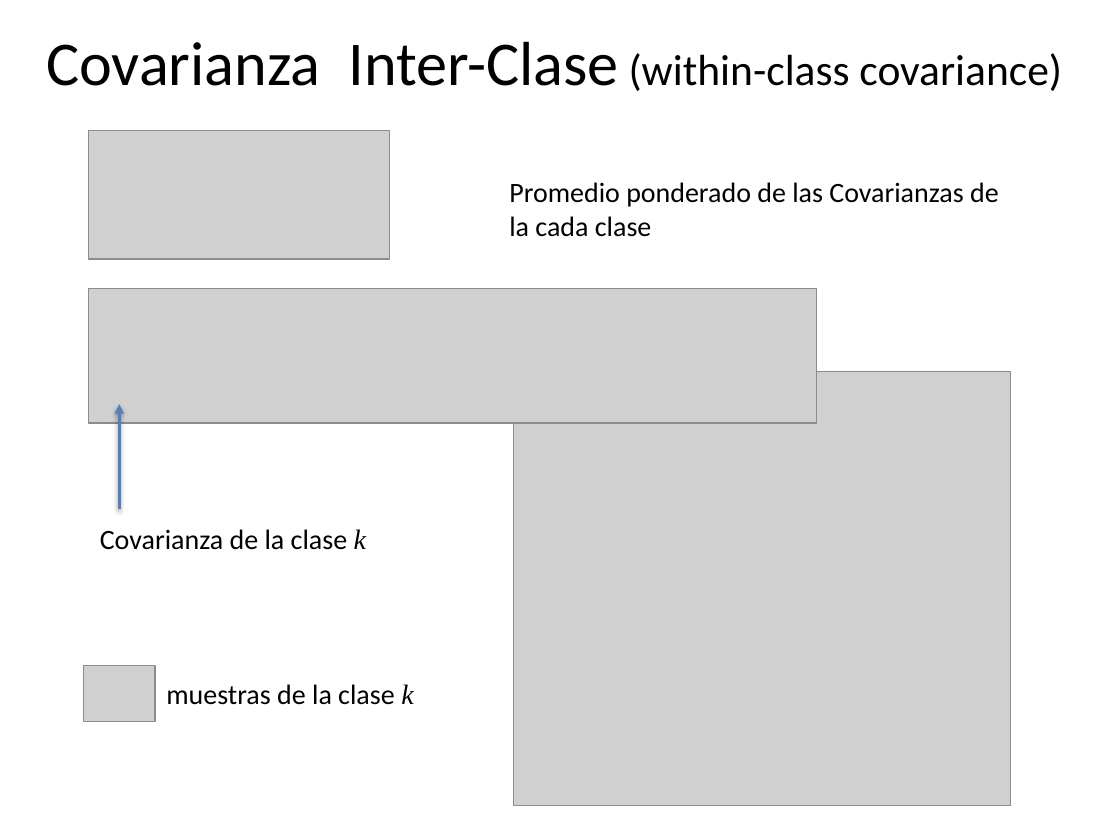
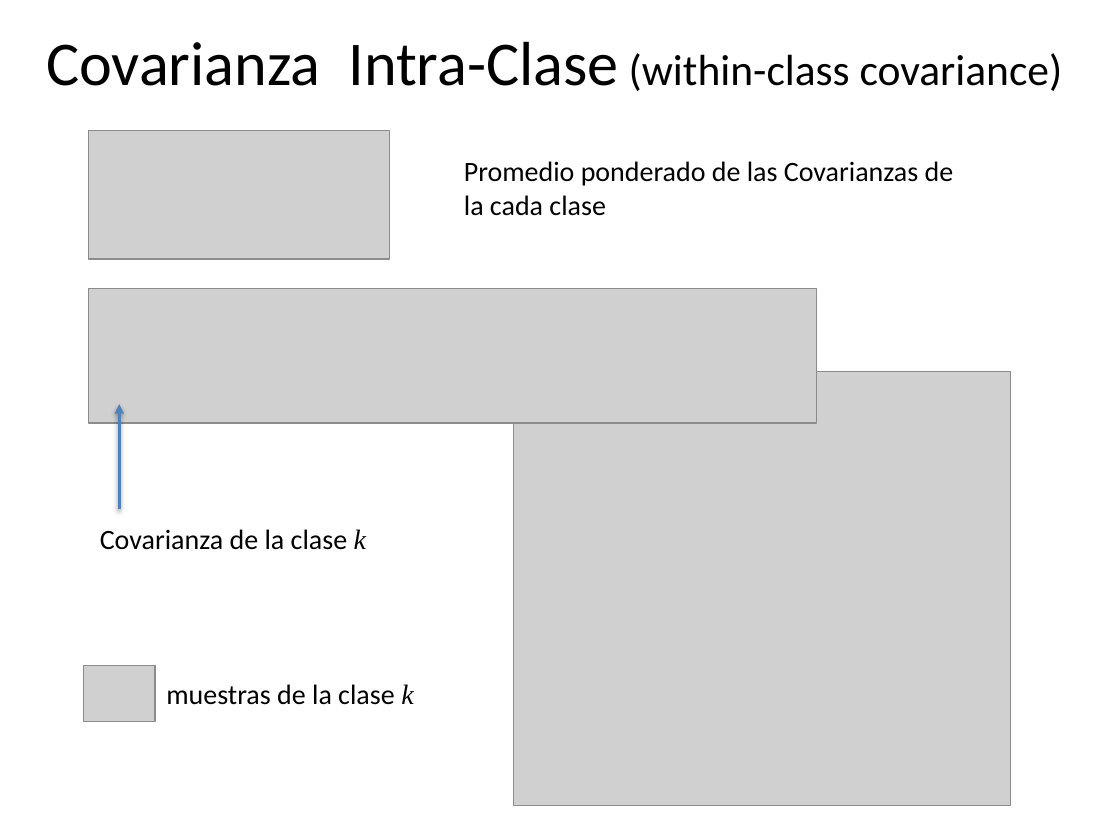
Before and after one commit to domingomery/patrones, a slide deck: slide 10 of clases/Cap03_Seleccion_de_Caracteristicas/presentations/PAT03_Fisher_Covarianzas.pptx. Drawn at 1120x840 pixels with LibreOffice and Linux fonts; fonts in the diff are those of the drawing; grey boxes stand for pictures. Boxes give left, top, right and bottom in pixels: in the first picture for what was removed or moved away, otherwise in the second. Text is boxed around its words. In the diff, an @@ line names an element or a change of style, - is before the commit and + after.

```diff
--- a/clases/Cap03_Seleccion_de_Caracteristicas/presentations/PAT03_Fisher_Covarianzas.pptx
+++ b/clases/Cap03_Seleccion_de_Caracteristicas/presentations/PAT03_Fisher_Covarianzas.pptx
@@ text at <box>46,41,1063,91</box>: text changed @@
-Covarianza Inter-Clase (within-class covariance)
+Covarianza Intra-Clase (within-class covariance)
@@ text "Promedio ponderado de las Covarianzas ...": place and size @@
-text "Promedio ponderado de las Covarianzas ..." at <box>509,182,999,237</box>
+text "Promedio ponderado de las Covarianzas ..." at <box>464,161,954,216</box>
```
Also in this commit, not shown: 2 other slides changed, 11 other files.
